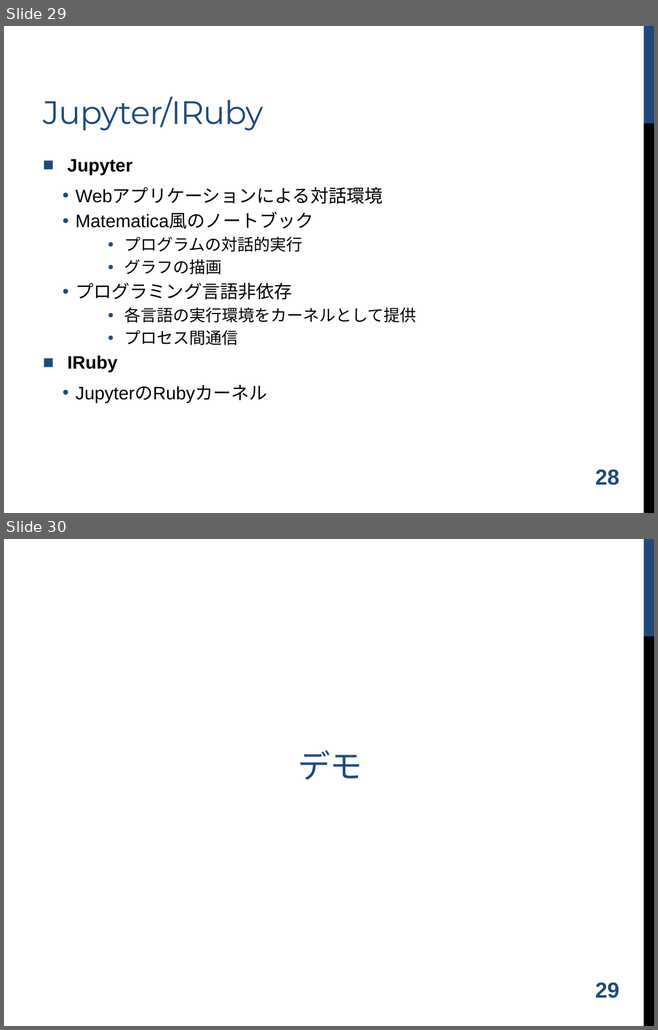
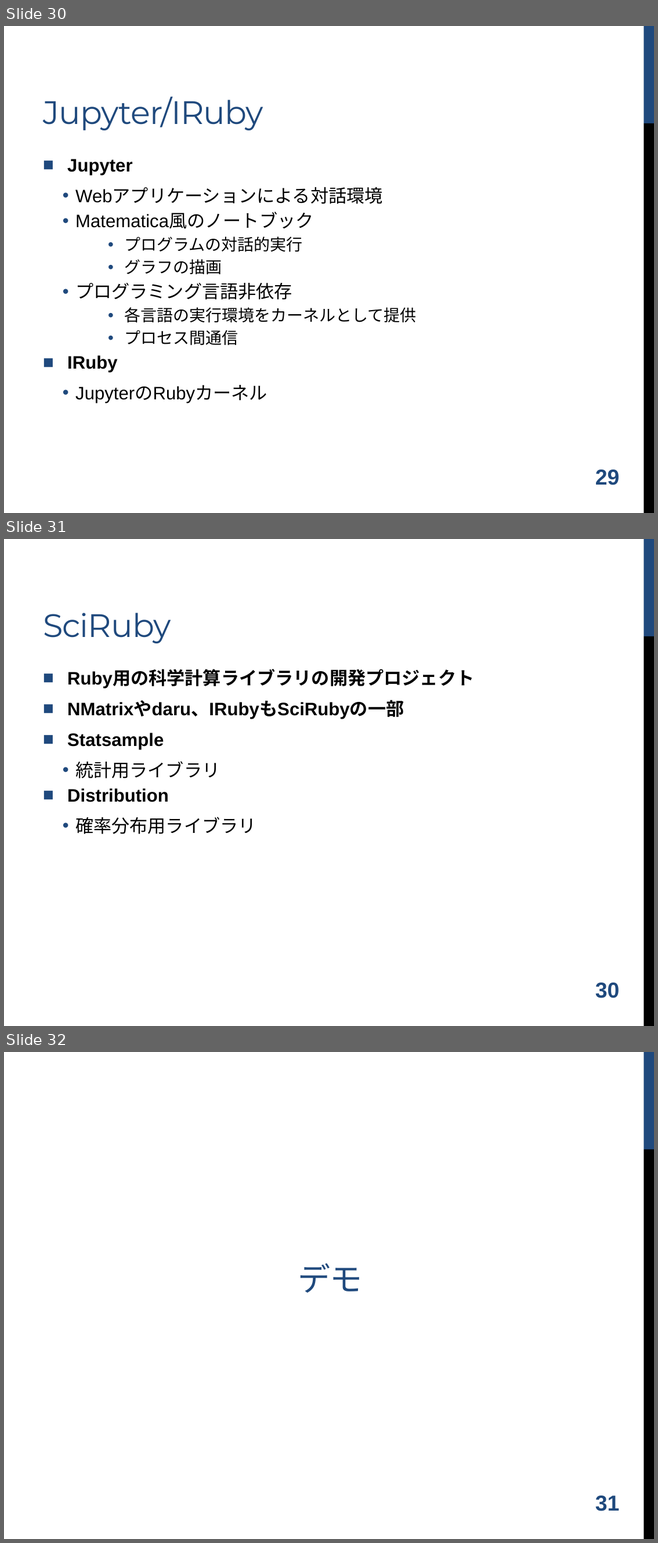
Before and after one commit to shugo/DCW2016, a slide deck: ruby_data_analysis.pptx. Shown one above the other, each under a label of ours: slides 29 and 30 before the commit, slides 30, 31 and 32 after it. The pictures are 658x1030 and 658x1543 pixels, drawn with LibreOffice and Linux fonts; fonts in the diff are those of the drawing; background and template pictures are left out. Boxes give left, top, right and bottom in pixels: in the first picture for what was removed or moved away, otherwise in the second. Text is boxed around its words. In the diff, an @@ line names an element or a change of style, - is before the commit and + after.

```diff
--- a/ruby_data_analysis.pptx
+++ b/ruby_data_analysis.pptx
@@ slide 31 added at box(4, 539, 654, 1026), background #FFFFFF; not listed: 2 template elements that a slide beside it also shows @@
@@ title added at box(43, 613, 171, 643), 36 pt, text #1F497D @@
+SciRuby
@@ text added at box(67, 670, 474, 834), 20 pt, text #000000, bold @@
+■ Ruby用の科学計算ライブラリの開発プロジェクト
+■ NMatrixやdaru、IRubyもSciRubyの一部
+■ Statsample
+  • 統計用ライブラリ
+■ Distribution
+  • 確率分布用ライブラリ
@@ page number added at box(595, 983, 619, 998), 24 pt, text #1F497D, bold @@
+30
@@ what was slide 29 is now slide 30 @@
@@ page number at box(595, 470, 619, 485): text changed @@
-28
+29
@@ what was slide 30 is now slide 32 @@
@@ page number at box(595, 1496, 619, 1511): text changed @@
-29
+31
```
Also in this commit, not shown: 4 slides changed, 1 other slide added.
